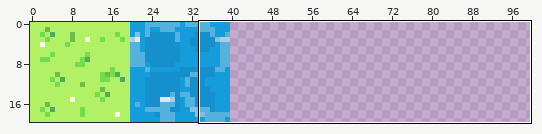
One commit to this sprite sheet: assets/graphics/tiles/tileset.png. Above, an overview of the earlier version with the close-up marked.
Close-up. Old version:
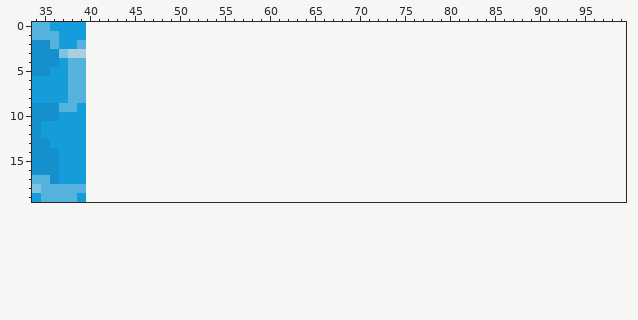
The file is 40x20 pixels. Colours within 5 levels of each other are drawn and written as one. Shown: x 34..99, y 0..19. The old version is drawn lined up with the new one, on the new canvas.
Now the later version:
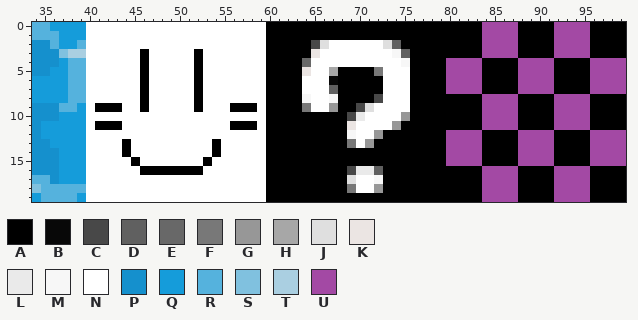
Palette (. is transparent): A #000000  B #080808  C #484848  D #606060  E #686868  F #787878  G #979797  H #a7a7a7  J #dfdfdf  K #ebe5e3  L #eaeaea  M #f7f7f7  N #ffffff  P #1590cd  Q #159cda  R #55b2dd  S #80c1df  T #aacfe1  U #a349a4
Change:
canvas 40x20 -> 100x20
y 0..1: x 40..99 ............................................................ -> NNNNNNNNNNNNNNNNNNNNAAAAAAAAAAAAAAAAAAAAAAAAUUUUAAAAUUUUAAAA
y 2: x 40..99 ............................................................ -> NNNNNNNNNNNNNNNNNNNNAAAAACJNNNNNNJDAAAAAAAAAUUUUAAAAUUUUAAAA
y 3: x 40..99 ............................................................ -> NNNNNNANNNNNANNNNNNNAAAAAKNNNNNNNNMDAAAAAAAAUUUUAAAAUUUUAAAA
y 4: x 40..99 ............................................................ -> NNNNNNANNNNNANNNNNNNAAAAENNNNNNNNNNMAAAAUUUUAAAAUUUUAAAAUUUU
y 5: x 40..99 ............................................................ -> NNNNNNANNNNNANNNNNNNAAAAKNNHAAAAFNNNAAAAUUUUAAAAUUUUAAAAUUUU
y 6: x 40..99 ............................................................ -> NNNNNNANNNNNANNNNNNNAAAANNNBAAAAANNNAAAAUUUUAAAAUUUUAAAAUUUU
y 7: x 40..99 ............................................................ -> NNNNNNANNNNNANNNNNNNAAAANNNDAAAAANNNAAAAUUUUAAAAUUUUAAAAUUUU
y 8: x 40..99 ............................................................ -> NNNNNNANNNNNANNNNNNNAAAAMNNMAAAACNNNAAAAAAAAUUUUAAAAUUUUAAAA
y 9: x 40..99 ............................................................ -> NAAANNANNNNNANNNAAANAAAAFNNGAACJNNNNAAAAAAAAUUUUAAAAUUUUAAAA
y 10: x 40..99 ............................................................ -> NNNNNNNNNNNNNNNNNNNNAAAAAAAAACLNNNNGAAAAAAAAUUUUAAAAUUUUAAAA
y 11: x 40..99 ............................................................ -> NAAANNNNNNNNNNNNAAANAAAAAAAAAKNNNNGAAAAAAAAAUUUUAAAAUUUUAAAA
y 12: x 40..99 ............................................................ -> NNNNNNNNNNNNNNNNNNNNAAAAAAAAAMNNGAAAAAAAUUUUAAAAUUUUAAAAUUUU
y 13: x 40..99 ............................................................ -> NNNNANNNNNNNNNANNNNNAAAAAAAAAFNGAAAAAAAAUUUUAAAAUUUUAAAAUUUU
y 14: x 40..99 ............................................................ -> NNNNANNNNNNNNNANNNNNAAAAAAAAAAAAAAAAAAAAUUUUAAAAUUUUAAAAUUUU
y 15: x 40..99 ............................................................ -> NNNNNANNNNNNNANNNNNNAAAAAAAAAAAAAAAAAAAAUUUUAAAAUUUUAAAAUUUU
y 16: x 40..99 ............................................................ -> NNNNNNAAAAAAANNNNNNNAAAAAAAAACLLDAAAAAAAAAAAUUUUAAAAUUUUAAAA
y 17: x 40..99 ............................................................ -> NNNNNNNNNNNNNNNNNNNNAAAAAAAAAJNNMAAAAAAAAAAAUUUUAAAAUUUUAAAA
y 18: x 40..99 ............................................................ -> NNNNNNNNNNNNNNNNNNNNAAAAAAAAAFNNGAAAAAAAAAAAUUUUAAAAUUUUAAAA
y 19: x 40..99 ............................................................ -> NNNNNNNNNNNNNNNNNNNNAAAAAAAAAAAAAAAAAAAAAAAAUUUUAAAAUUUUAAAA
Changed places in both close-ups, as pixel boxes (x1, y1, x2, y2):
added: (86, 22, 626, 202)
